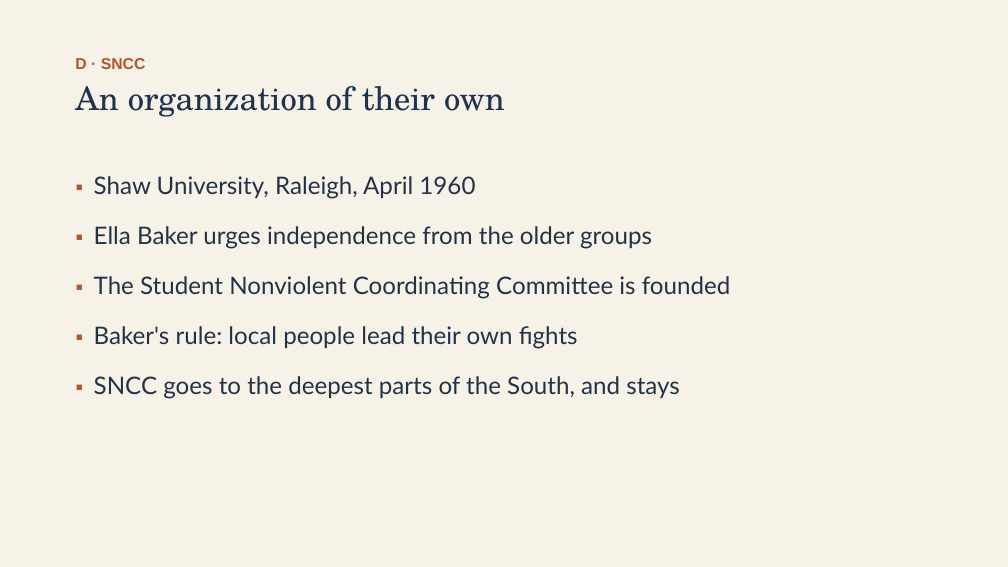
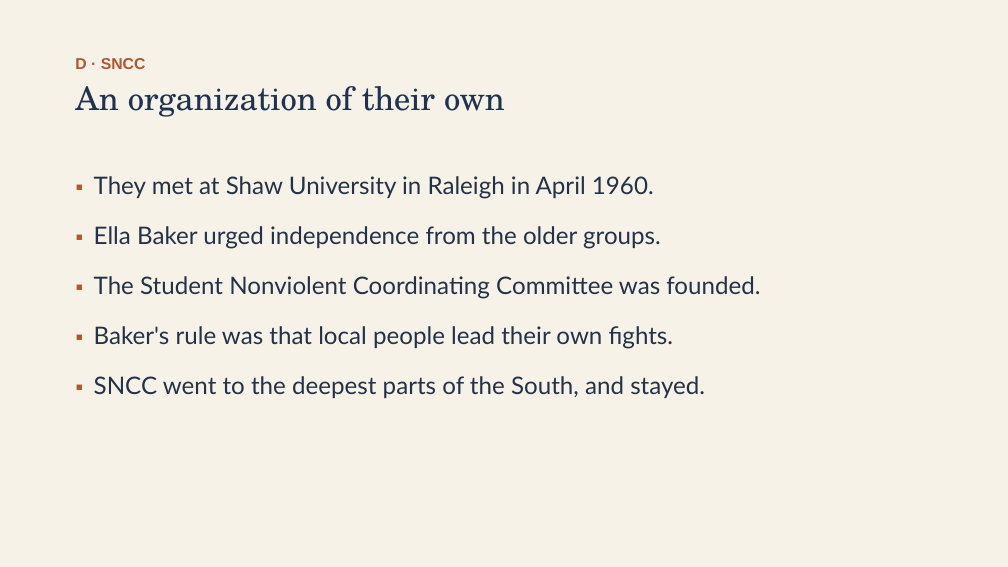
Before and after one commit to ab17gthb/humanities-curriculum-group, a slide deck: slide 13 of civil-rights/lesson-04/lesson-04-slides.pptx. Drawn at 1008x567 pixels with LibreOffice and Linux fonts; fonts in the diff are those of the drawing. Boxes give left, top, right and bottom in pixels: in the first picture for what was removed or moved away, otherwise in the second. Text is boxed around its words. In the diff, an @@ line names an element or a change of style, - is before the commit and + after.

```diff
--- a/civil-rights/lesson-04/lesson-04-slides.pptx
+++ b/civil-rights/lesson-04/lesson-04-slides.pptx
@@ text at [94,176,760,398]: text changed @@
-▪ Shaw University, Raleigh, April 1960
-▪ Ella Baker urges independence from the older groups
-▪ The Student Nonviolent Coordinating Committee is founded
-▪ Baker's rule: local people lead their own fights
-▪ SNCC goes to the deepest parts of the South, and stays
+▪ They met at Shaw University in Raleigh in April 1960.
+▪ Ella Baker urged independence from the older groups.
+▪ The Student Nonviolent Coordinating Committee was founded.
+▪ Baker's rule was that local people lead their own fights.
+▪ SNCC went to the deepest parts of the South, and stayed.
```
Also in this commit, not shown: 11 other slides changed, 6 other files.
